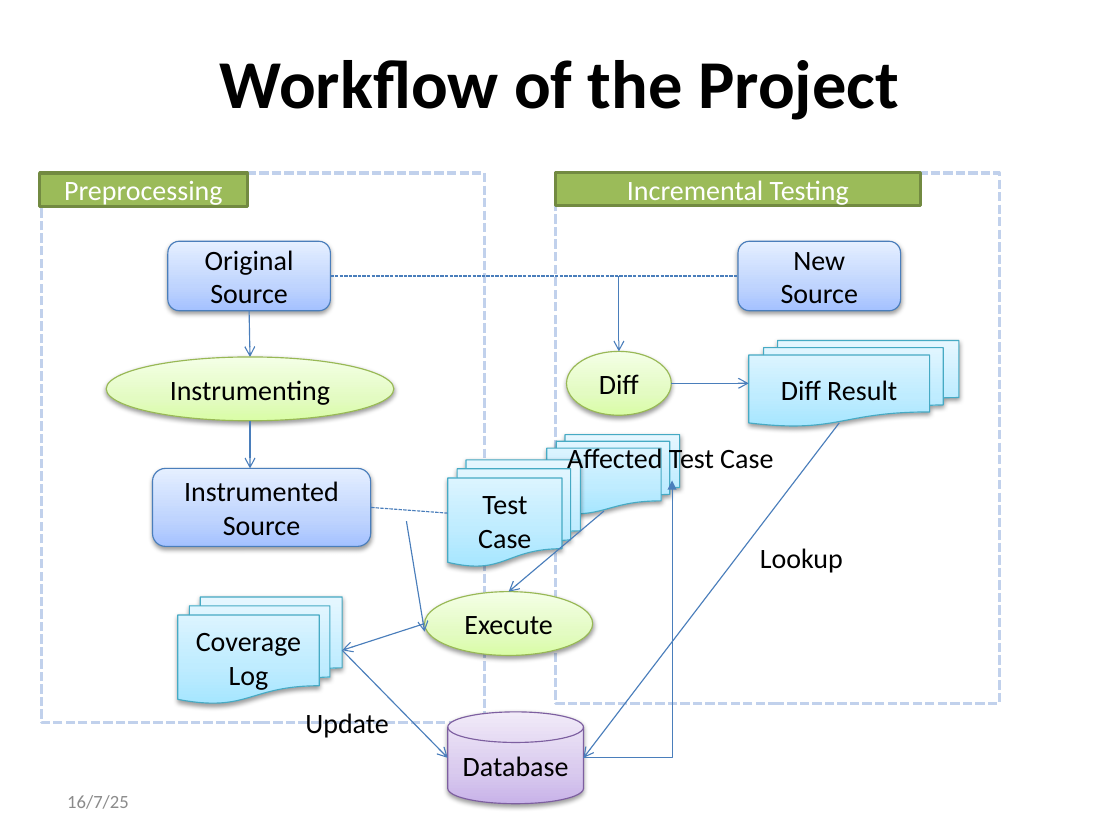
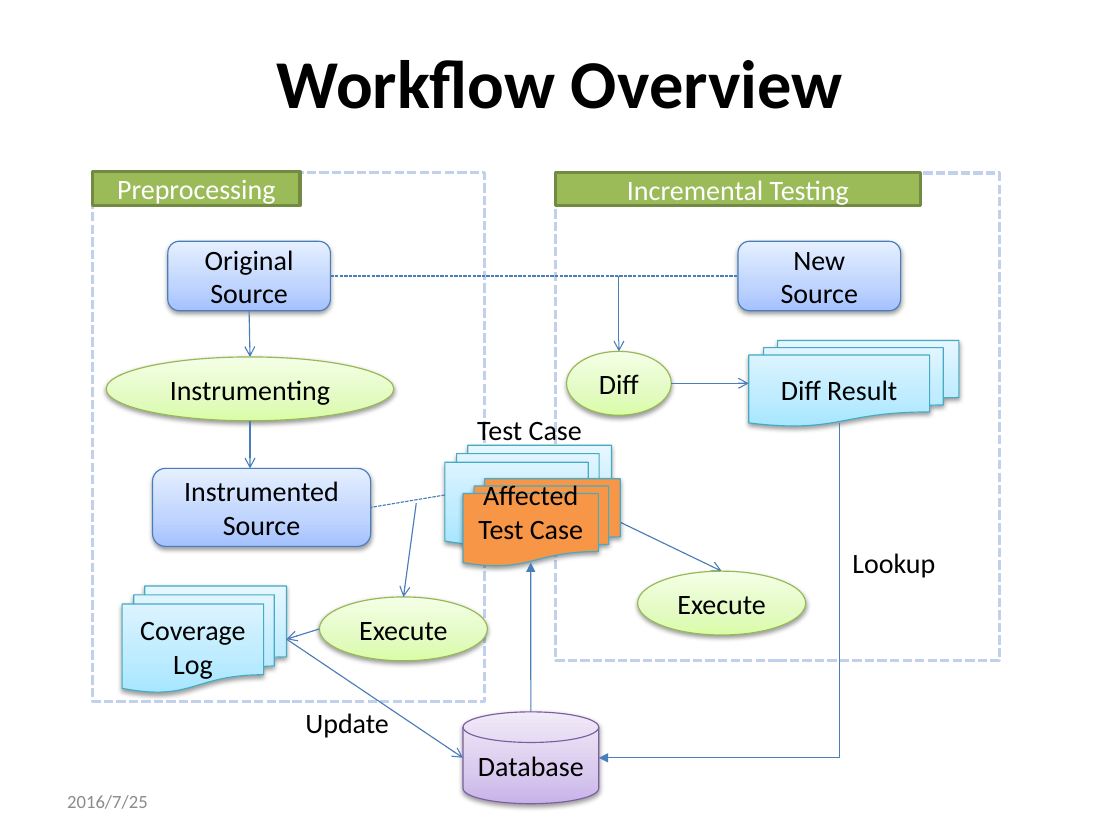
Before and after one commit to qwordy/IUT, a slide deck: slide 8 of doc/Final Presentation/Incremental_Unit_Testing-20160725-v2.pptx. Drawn at 1120x840 pixels with LibreOffice and Linux fonts; fonts in the diff are those of the drawing. Boxes give left, top, right and bottom in pixels: in the first picture for what was removed or moved away, otherwise in the second. Text is boxed around its words. In the diff, an @@ line names an element or a change of style, - is before the commit and + after.

```diff
--- a/doc/Final Presentation/Incremental_Unit_Testing-20160725-v2.pptx
+++ b/doc/Final Presentation/Incremental_Unit_Testing-20160725-v2.pptx
@@ title at (x1=277, y1=60, x2=843, y2=109): text changed @@
-Workflow of the Project
+Workflow Overview
@@ rectangle "Preprocessing" moved from (x1=39, y1=172, x2=246, y2=206) to (x1=93, y1=171, x2=300, y2=205) @@
@@ rectangle resized from (x1=41, y1=172, x2=485, y2=722) to (x1=93, y1=172, x2=485, y2=701) @@
@@ rectangle resized from (x1=556, y1=172, x2=999, y2=703) to (x1=556, y1=172, x2=999, y2=661) @@
@@ text at (x1=477, y1=417, x2=582, y2=446): text changed @@
-Affected Test Case
+Test Case
@@ flow chart multidocument resized from (x1=547, y1=435, x2=680, y2=514) to (x1=445, y1=446, x2=612, y2=545) @@
@@ arrow removed from (839, 423) to (584, 758) @@
@@ elbow arrow moved from (584, 758) - (672, 480) to (839, 423) - (599, 758) @@
@@ flow chart multidocument "Affected Test Case" resized from (x1=448, y1=460, x2=581, y2=567) to (x1=463, y1=478, x2=619, y2=566) @@
@@ flow chart multidocument "Affected Test Case" at (x1=463, y1=478, x2=619, y2=566): fill gradient #A7E6FF to #C1EDFF to #E7F8FF to #F79646 @@
@@ line moved from (448, 513) - (371, 507) to (445, 495) - (371, 507) @@
@@ arrow moved from (407, 521) - (424, 632) to (417, 503) - (403, 597) @@
@@ text in flow chart multidocument at (x1=478, y1=482, x2=583, y2=540): text changed @@
-Test Case
+Affected Test Case
@@ arrow moved from (604, 511) - (508, 591) to (620, 522) - (721, 571) @@
@@ arrow added from (531, 712) to (531, 562), #4B7EBC 0.75 pt @@
@@ text "Lookup" moved from (x1=760, y1=548, x2=843, y2=573) to (x1=852, y1=553, x2=935, y2=578) @@
@@ flow chart multidocument "Coverage" moved from (x1=178, y1=597, x2=343, y2=703) to (x1=122, y1=586, x2=287, y2=692) @@
@@ ellipse "Execute" moved from (x1=424, y1=591, x2=592, y2=655) to (x1=319, y1=597, x2=487, y2=661) @@
@@ ellipse added at (x1=637, y1=571, x2=805, y2=635), fill gradient #DAFDA7 to #E4FCC2 to #F5FFE7, outline #98B955 0.75 pt, 18 pt, text #000000 @@
+Execute
@@ arrow moved from (424, 624) - (343, 651) to (319, 629) - (287, 640) @@
@@ arrow moved from (343, 651) - (448, 758) to (287, 640) - (463, 758) @@
@@ cylinder "Database" moved from (x1=448, y1=712, x2=584, y2=804) to (x1=463, y1=712, x2=598, y2=804) @@
@@ text at (x1=67, y1=795, x2=148, y2=809): text changed @@
-16/7/25
+2016/7/25
```
Also in this commit, not shown: 29 other slides changed, 2 slides added, 2 slides removed.
